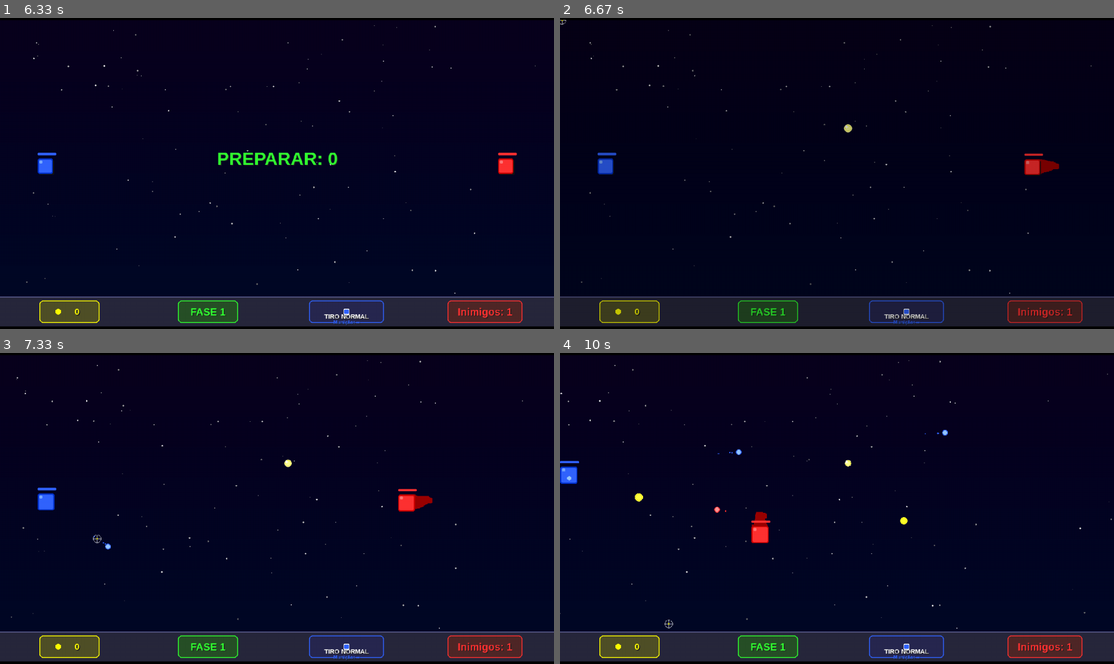
Above: before the commit, frames 1-4 (two rows, left to right).
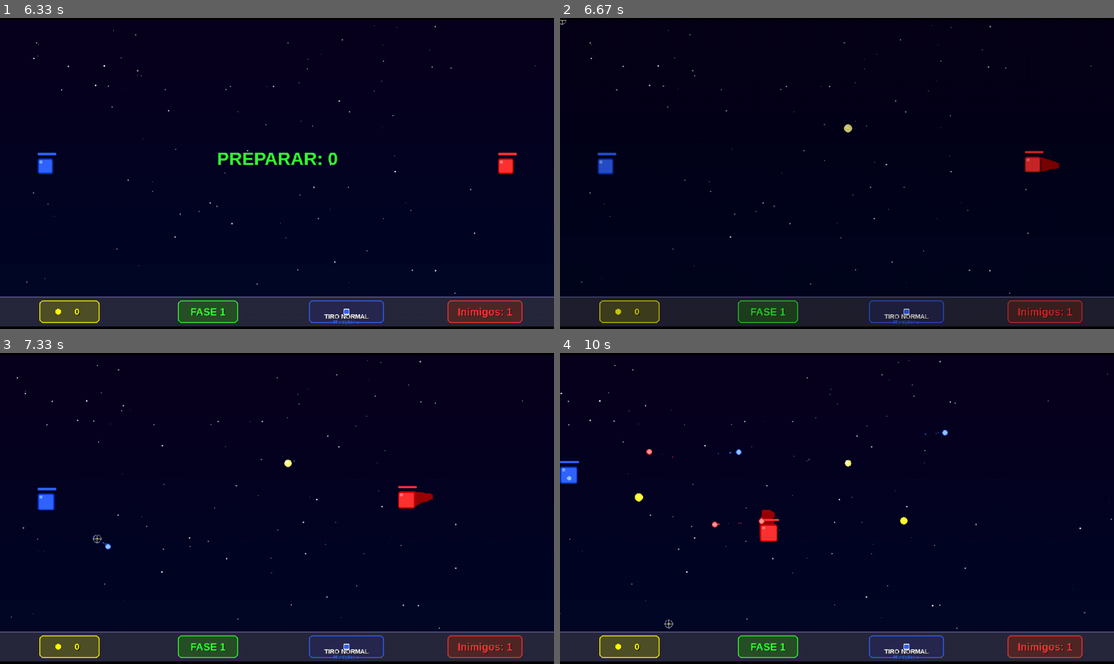
Above: after the commit, the same moments.

Repository: JoaoPedroMarimon/Pygame_SquareStorm
Game: pygame game, started from main.py
The game is run twice, just before and just after one commit, with the same random seed, the same clock (stepped at 60 frames per second) and the same inputs.
Inputs (mouse positions are in pixels of both pictures, inside the frame that each line leads up to):
- Up to frame 1 (6.33 s): tap Enter at 0.33 s
- Up to frame 2 (6.67 s): no input
- Up to frame 3 (7.33 s): click (94, 539) at 6.9 s; tap Space at 7.18 s
- Up to frame 4 (10 s): hold W 7.52-7.98 s; click (676, 449) at 7.6 s; hold D 8.07-8.53 s; click (958, 430) at 8.15 s; hold A 8.57-9.1 s; click (681, 542) at 8.65 s; hold S 9.13-9.43 s; click (715, 452) at 9.22 s; hold A 9.47-9.87 s; click (753, 598) at 9.55 s; hold W from 9.9 s (still down); click (670, 623) at 9.98 s

Frame 1 is identical in both runs. In frame 2, 0.2% of the frame differs, in the area x 83-91%, y 42-51%; in frame 3, 0.2%; in frame 4, 0.5%, in the area x 15-69%, y 25-62%.

Commit message:
chucky invocation is in last layer now

Diff:
--- a/src/game/fase_base.py
+++ b/src/game/fase_base.py
@@ -25,7 +25,7 @@
 from src.weapons.metralhadora import atirar_metralhadora
 from src.weapons.desert_eagle import atirar_desert_eagle
 from src.weapons.sabre_luz import processar_deflexao_tiros, atualizar_sabre, processar_dano_sabre
-from src.items.chucky_invocation import atualizar_invocacoes_com_inimigos, desenhar_invocacoes, limpar_invocacoes
+from src.items.chucky_invocation import atualizar_invocacoes_com_inimigos, desenhar_invocacoes, desenhar_invocacoes_background, limpar_invocacoes
 from src.items.amuleto import usar_amuleto_para_invocacao
 from src.items.ampulheta import usar_ampulheta, desenhar_efeito_tempo_desacelerado
 
@@ -659,6 +659,9 @@
             for espinho in self.espinhos:
                 espinho.desenhar(self.tela, tempo_atual)
 
+        # Pentagrama e portal das invocações (na camada de fundo, abaixo de tudo)
+        desenhar_invocacoes_background(self.tela)
+
         # Jogador
         if self.jogador.vidas > 0:
             self.jogador.desenhar(self.tela, tempo_atual)
--- a/src/items/chucky_invocation.py
+++ b/src/items/chucky_invocation.py
@@ -300,14 +300,17 @@
 
     def desenhar(self, tela):
         """Desenha toda a invocação na tela."""
-        # Pentagrama fica visível durante toda a invocação
+        # Desenhar APENAS o Chucky (visível normalmente)
+        if self.fase_chucky:
+            self._desenhar_chucky(tela)
+
+    def desenhar_background(self, tela):
+        """Desenha os elementos de fundo (pentagrama e portal) que devem ficar atrás de tudo."""
+        # Pentagrama fica visível durante toda a invocação (na camada de fundo)
         if self.tempo_vida <= self.max_tempo_vida:
             self._desenhar_pentagrama(tela)
 
-        if self.fase_chucky:
-            self._desenhar_chucky(tela)
-
-        # Desenhar portal por último (sobrepõe tudo)
+        # Portal também fica na camada de fundo
         self._desenhar_portal(tela)
 
     def _desenhar_pentagrama(self, tela):
@@ -938,9 +941,14 @@
                 flashes.append(explosao)
 
 def desenhar_invocacoes(tela):
-    """Desenha todas as invocações ativas."""
+    """Desenha todas as invocações ativas (apenas o Chucky)."""
     for invocacao in invocacoes_ativas:
         invocacao.desenhar(tela)
+
+def desenhar_invocacoes_background(tela):
+    """Desenha os elementos de fundo das invocações (pentagrama e portal)."""
+    for invocacao in invocacoes_ativas:
+        invocacao.desenhar_background(tela)
 
 def tem_invocacao_ativa():
     """Verifica se há alguma invocação ativa."""
